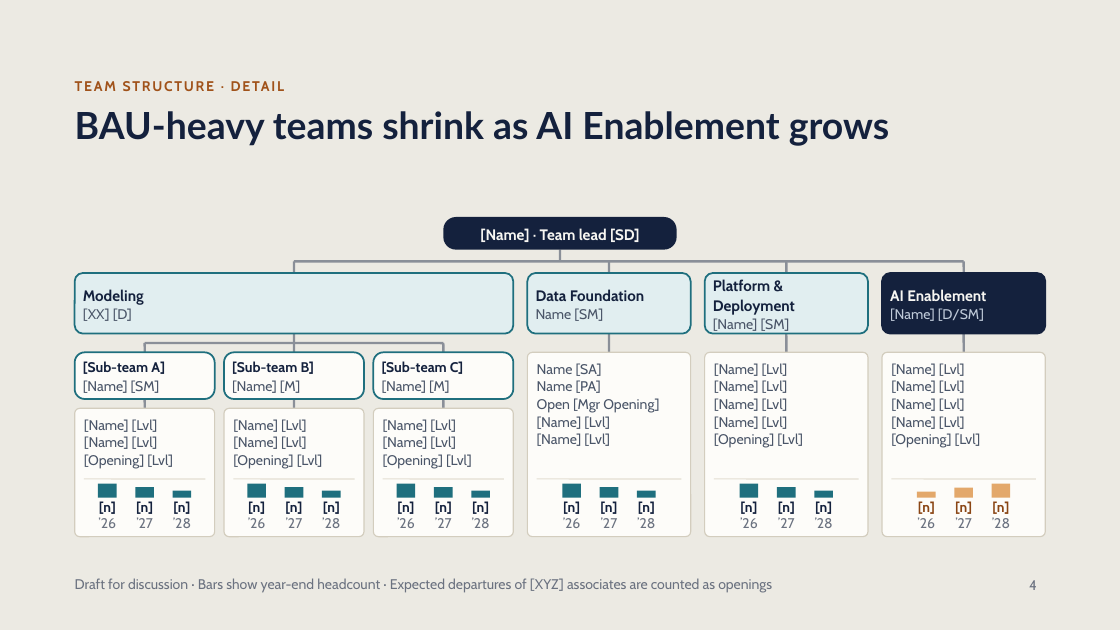
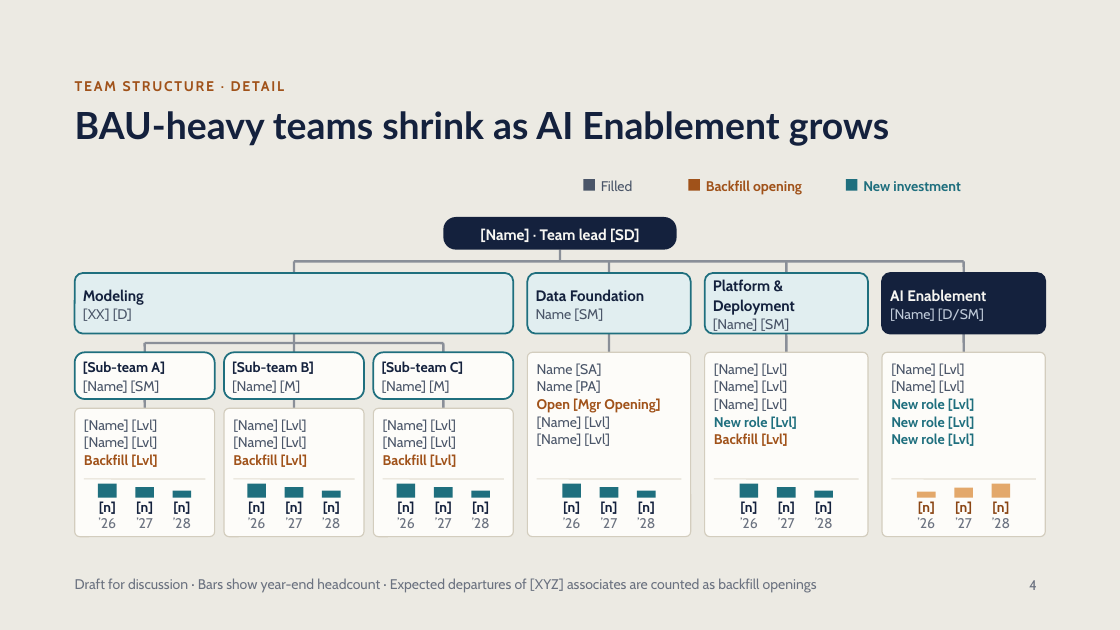
Before and after one commit to wwd1015/slide-template, a slide deck: slide 4 of Unified Team Strategy.pptx. Drawn at 1120x630 pixels with LibreOffice and Linux fonts; fonts in the diff are those of the drawing. Boxes give left, top, right and bottom in pixels: in the first picture for what was removed or moved away, otherwise in the second. Text is boxed around its words. In the diff, an @@ line names an element or a change of style, - is before the commit and + after.

```diff
--- a/Unified Team Strategy.pptx
+++ b/Unified Team Strategy.pptx
@@ rectangle added at box(583, 179, 595, 191), fill #4A5568 @@
@@ rectangle added at box(688, 179, 700, 191), fill #A0521A @@
@@ rectangle added at box(846, 179, 858, 191), fill #1F6F7E @@
@@ text added at box(601, 180, 633, 191), 12 pt, text #4A5568 @@
+Filled
@@ text added at box(706, 180, 802, 195), 12 pt, text #A0521A, bold @@
+Backfill opening
@@ text added at box(863, 181, 960, 191), 12 pt, text #1F6F7E, bold @@
+New investment
@@ text at box(537, 398, 660, 413): text colour #4A5568 to #A0521A, bold on in "Open [Mgr Opening]" @@
@@ text at box(714, 416, 797, 446): text changed; text colour #4A5568 to #A0521A; bold on @@
-[Name] [Lvl]
-[Opening] [Lvl]
+New role [Lvl]
+Backfill [Lvl]
@@ text at box(891, 398, 974, 446): text changed; text colour #4A5568 to #1F6F7E; bold on @@
-[Name] [Lvl]
-[Name] [Lvl]
-[Opening] [Lvl]
+New role [Lvl]
+New role [Lvl]
+New role [Lvl]
@@ text at box(84, 454, 157, 467): text changed; text colour #4A5568 to #A0521A; bold on @@
-[Opening] [Lvl]
+Backfill [Lvl]
@@ text at box(233, 454, 307, 467): text changed; text colour #4A5568 to #A0521A; bold on @@
-[Opening] [Lvl]
+Backfill [Lvl]
@@ text at box(383, 454, 456, 467): text changed; text colour #4A5568 to #A0521A; bold on @@
-[Opening] [Lvl]
+Backfill [Lvl]
@@ text at box(75, 578, 817, 593): text changed @@
-Draft for discussion · Bars show year-end headcount · Expected departures of [XYZ] associates are counted as openings
+Draft for discussion · Bars show year-end headcount · Expected departures of [XYZ] associates are counted as backfill openings
```
Also in this commit, not shown: 1 other slide changed.
